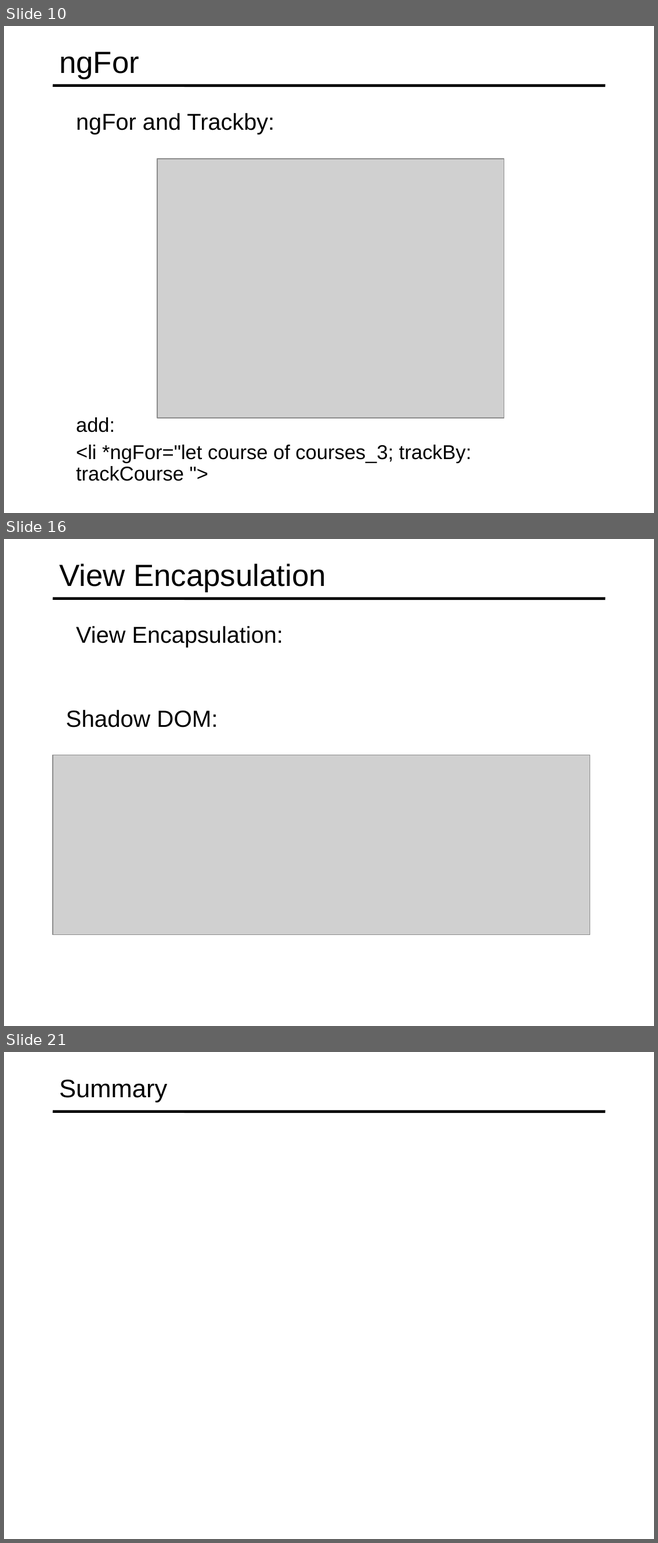
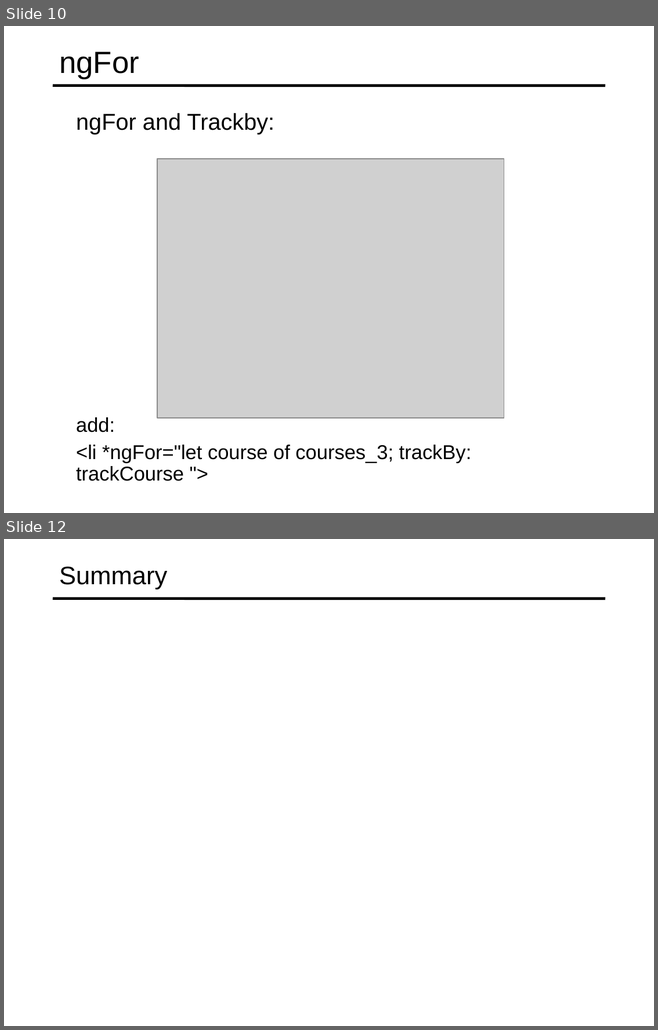
Before and after one commit to specter01wj/Jago_Link_Training, a slide deck: Angular/Angular7/Angular Advanced Course/Essentials/4.Directives/L4_Directives.ppt. Shown one above the other, each under a label of ours: slides 10, 16 and 21 before the commit, slides 10 and 12 after it; the slides between them are not shown. The pictures are 658x1543 and 658x1030 pixels, drawn with LibreOffice and Linux fonts; fonts in the diff are those of the drawing; grey boxes stand for pictures. Boxes give left, top, right and bottom in pixels: in the first picture for what was removed or moved away, otherwise in the second. Text is boxed around its words. In the diff, an @@ line names an element or a change of style, - is before the commit and + after.

```diff
--- a/Angular/Angular7/Angular Advanced Course/Essentials/4.Directives/L4_Directives.ppt
+++ b/Angular/Angular7/Angular Advanced Course/Essentials/4.Directives/L4_Directives.ppt
@@ slide 16 removed at bbox=[4, 539, 654, 1026], background #FFFFFF; not listed: 1 template element that a slide beside it also shows @@
@@ title removed at bbox=[59, 563, 326, 592] @@
-View Encapsulation
@@ text removed at bbox=[76, 626, 283, 647] @@
-  View Encapsulation:
@@ text removed at bbox=[66, 710, 217, 727] @@
-  Shadow DOM:
@@ picture removed at bbox=[53, 755, 590, 935] @@
@@ what was slide 21 is now slide 12 @@
```
Also in this commit, not shown: 1 slide added, 9 other slides removed.
